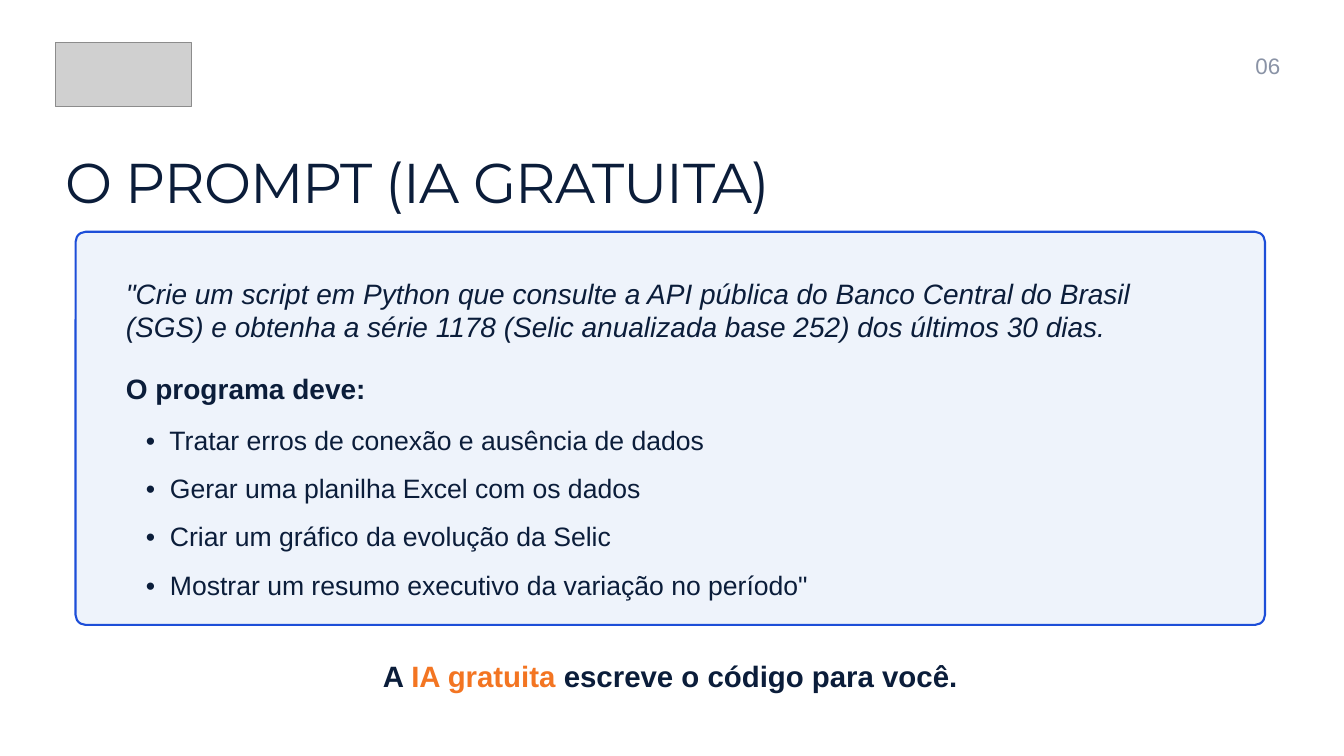
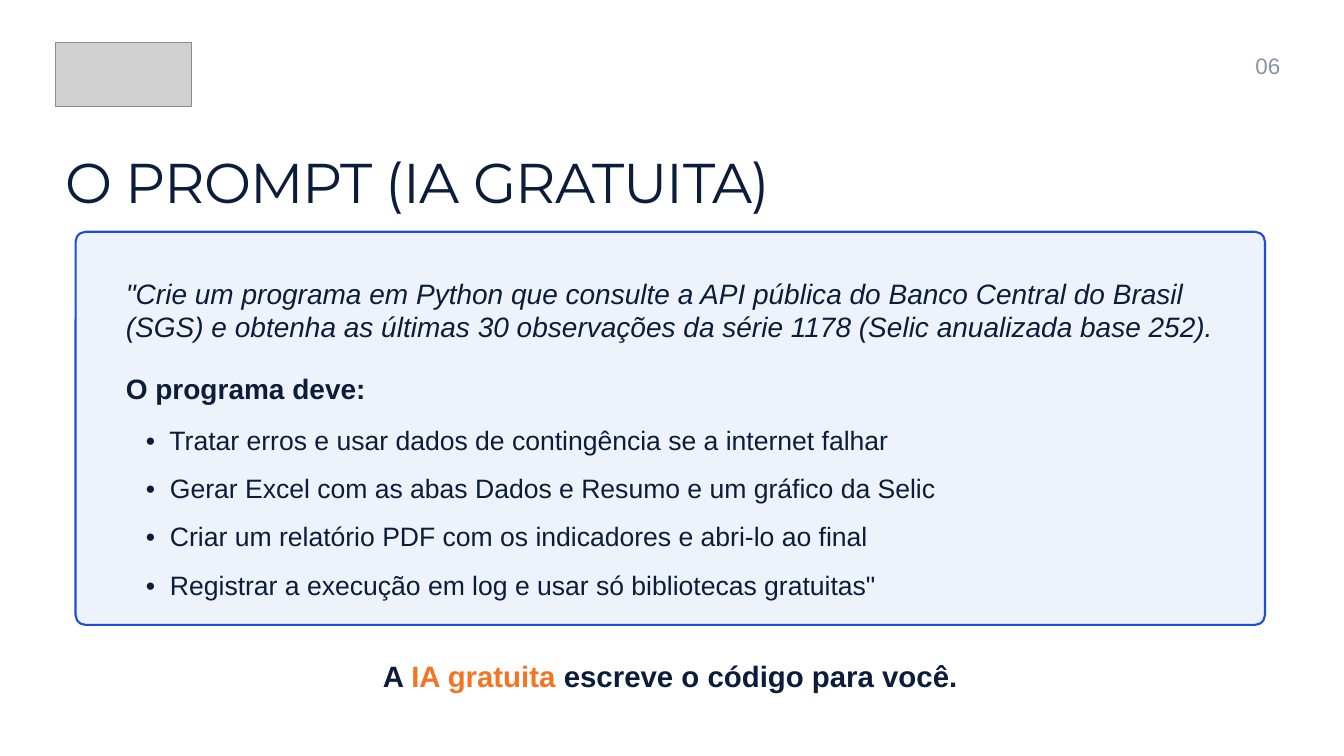
Before and after one commit to thaiza-commits/oficina-de-robos-bma, a slide deck: slide 6 of apresentacao/BMA-Oficina-de-Robos.pptx. Drawn at 1344x756 pixels with LibreOffice and Linux fonts; fonts in the diff are those of the drawing; grey boxes stand for pictures. Boxes give left, top, right and bottom in pixels: in the first picture for what was removed or moved away, otherwise in the second. Text is boxed around its words. In the diff, an @@ line names an element or a change of style, - is before the commit and + after.

```diff
--- a/apresentacao/BMA-Oficina-de-Robos.pptx
+++ b/apresentacao/BMA-Oficina-de-Robos.pptx
@@ text at (126,283,1213,343): text changed @@
-"Crie um script em Python que consulte a API pública do Banco Central do Brasil (SGS) e obtenha a série 1178 (Selic anualizada base 252) dos últimos 30 dias.
+"Crie um programa em Python que consulte a API pública do Banco Central do Brasil (SGS) e obtenha as últimas 30 observações da série 1178 (Selic anualizada base 252).
@@ text at (169,430,888,455): text changed @@
-• Tratar erros de conexão e ausência de dados
+• Tratar erros e usar dados de contingência se a internet falhar
@@ text at (170,478,936,503): text changed @@
-• Gerar uma planilha Excel com os dados
+• Gerar Excel com as abas Dados e Resumo e um gráfico da Selic
@@ text at (170,526,868,547): text changed @@
-• Criar um gráfico da evolução da Selic
+• Criar um relatório PDF com os indicadores e abri-lo ao final
@@ text at (170,575,875,600): text changed @@
-• Mostrar um resumo executivo da variação no período"
+• Registrar a execução em log e usar só bibliotecas gratuitas"
```
Also in this commit, not shown: 6 other slides changed, 1 slide added, 26 other files.
